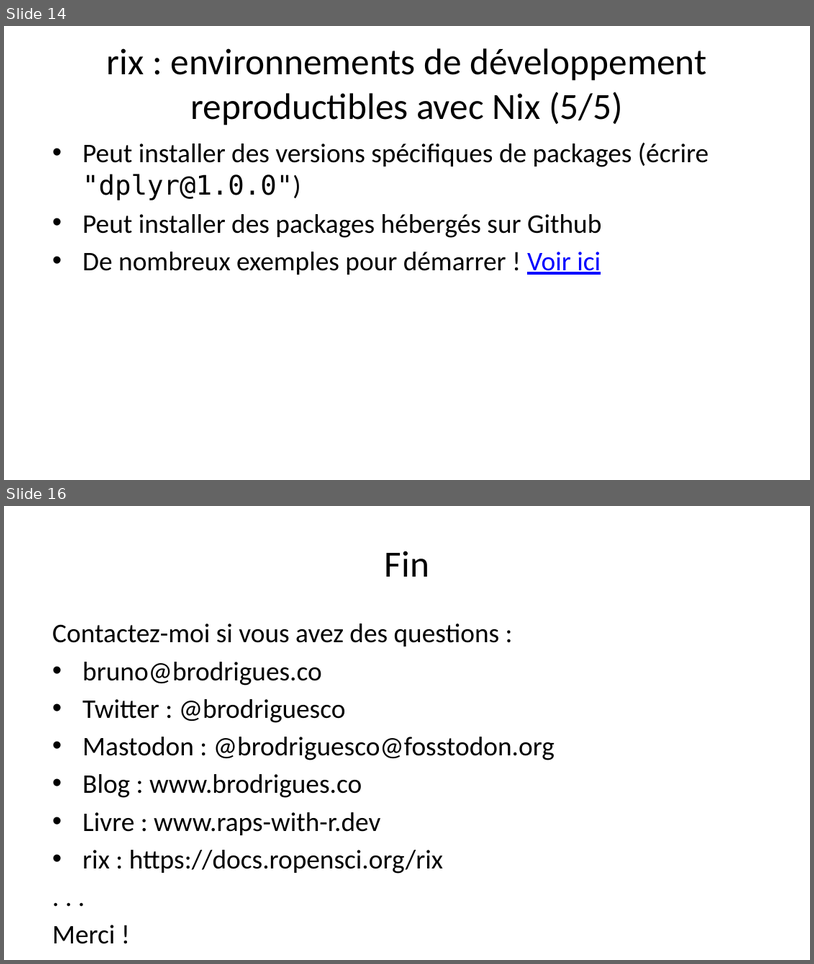
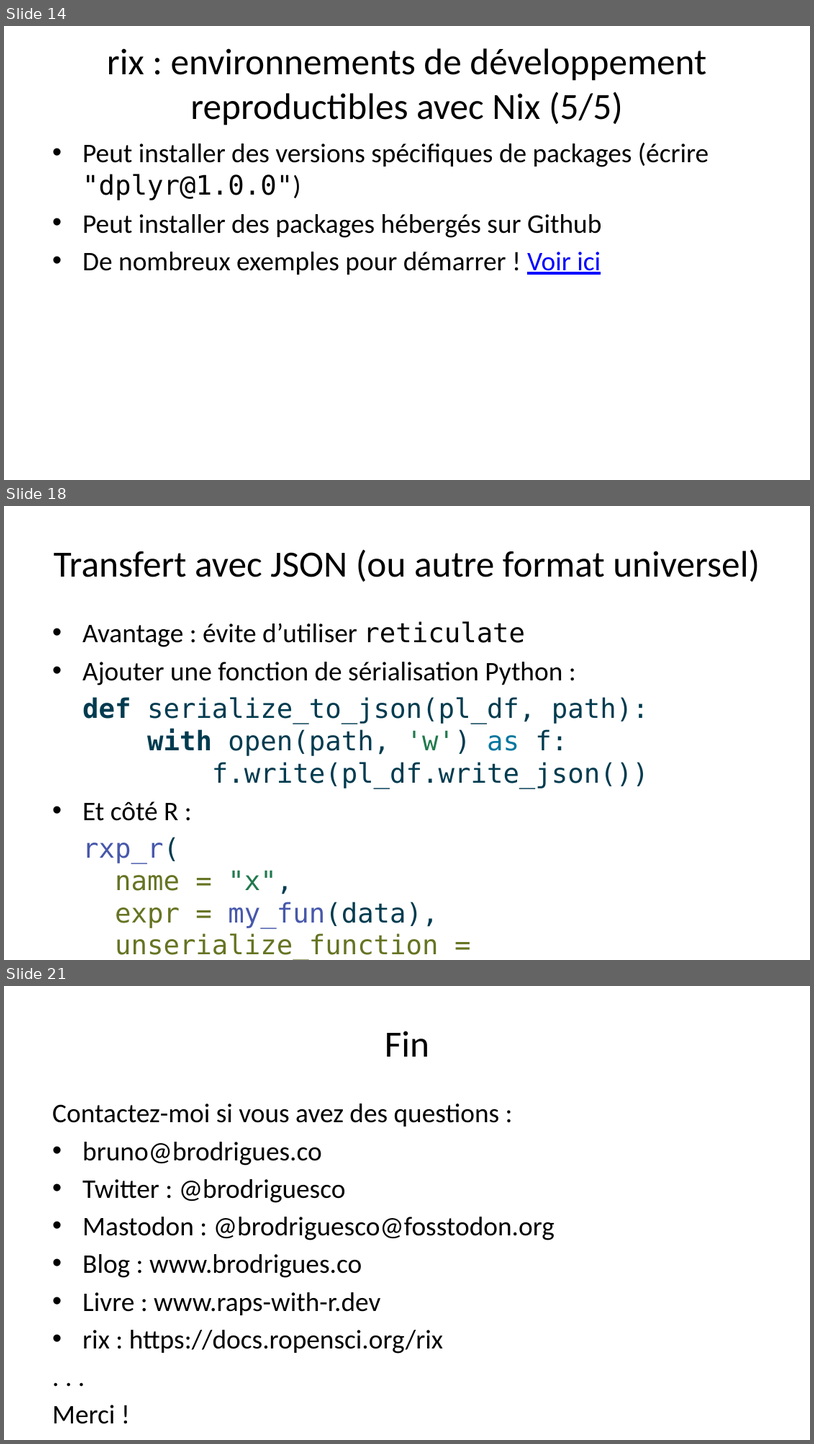
Before and after one commit to b-rodrigues/repro_rrr, a slide deck: docs/index.pptx. Shown one above the other, each under a label of ours: slides 14 and 16 before the commit, slides 14, 18 and 21 after it; the slides between them are not shown. The pictures are 814x964 and 814x1444 pixels, drawn with LibreOffice and Linux fonts; fonts in the diff are those of the drawing. Boxes give left, top, right and bottom in pixels: in the first picture for what was removed or moved away, otherwise in the second. Text is boxed around its words. In the diff, an @@ line names an element or a change of style, - is before the commit and + after.

```diff
--- a/docs/index.pptx
+++ b/docs/index.pptx
@@ slide 18 added at <box>4,506,810,960</box>, background #FFFFFF @@
@@ title added at <box>54,549,760,582</box>, 33 pt, text #000000 @@
+Transfert avec JSON (ou autre format universel)
@@ text added at <box>82,621,649,960</box>, 24 pt, text #003B4F @@
+• Avantage : évite d’utiliser reticulate
+• Ajouter une fonction de sérialisation Python :
+def serialize_to_json(pl_df, path):
+with open(path, 'w') as f:
+f.write(pl_df.write_json())
+• Et côté R :
+rxp_r(
+name = "x",
+expr = my_fun(data),
+unserialize_function = "jsonlite::fromJSON"
+)
@@ what was slide 16 is now slide 21 @@
```
Also in this commit, not shown: 1 slide changed, 4 other slides added, 12 other files.
